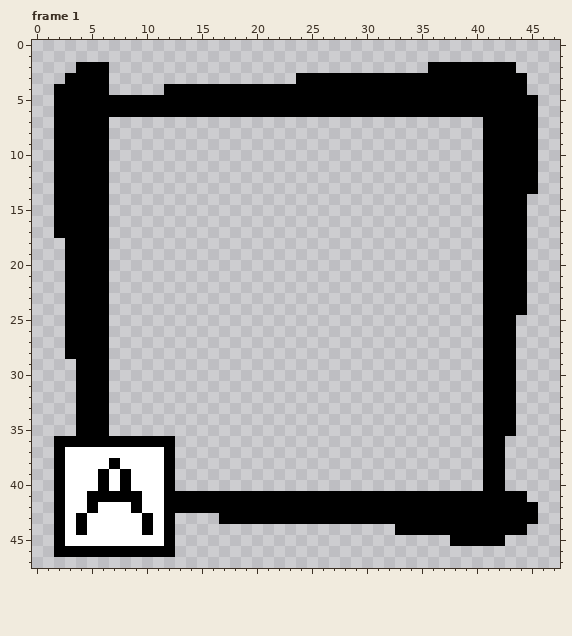
Two states of a pixel-art file, 과거시험 시제/이미지 작업/interface/skill_ring.aseprite. The picture above was drawn from the file before the commit.
48x48 pixels, 3 frames. Shown: frame 1. The commit also changed other frames, which this record leaves out.
Now the later version:
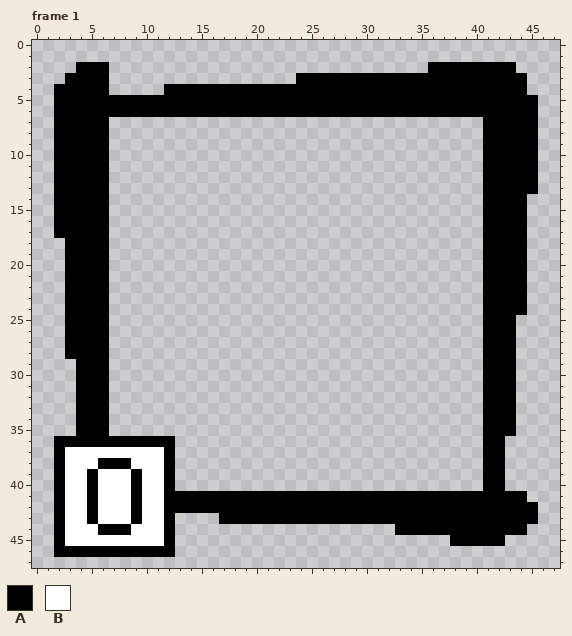
Palette (. is transparent): A #000000  B #ffffff
Edits made:
Frame 1, layer "Layer 2":
The author changed colour B to colour A in row 38 at x 6 and 8; in rows 39 to 40 at x 5 and 9; in row 43 at x 5 and 9; in row 44 at x 6 to 8.
The author changed colour A to colour B in rows 39 to 40 at x 6 and 8; in row 41 at x 6 to 8; in rows 43 to 44 at x 4 and 10.
